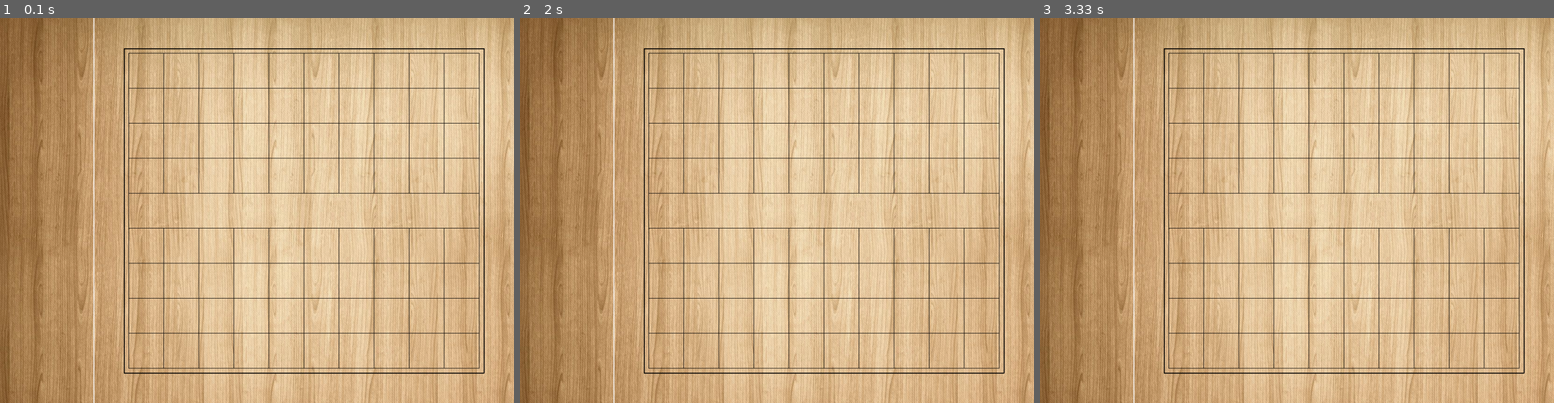
Above: before the commit, frames 1-3 (left to right).
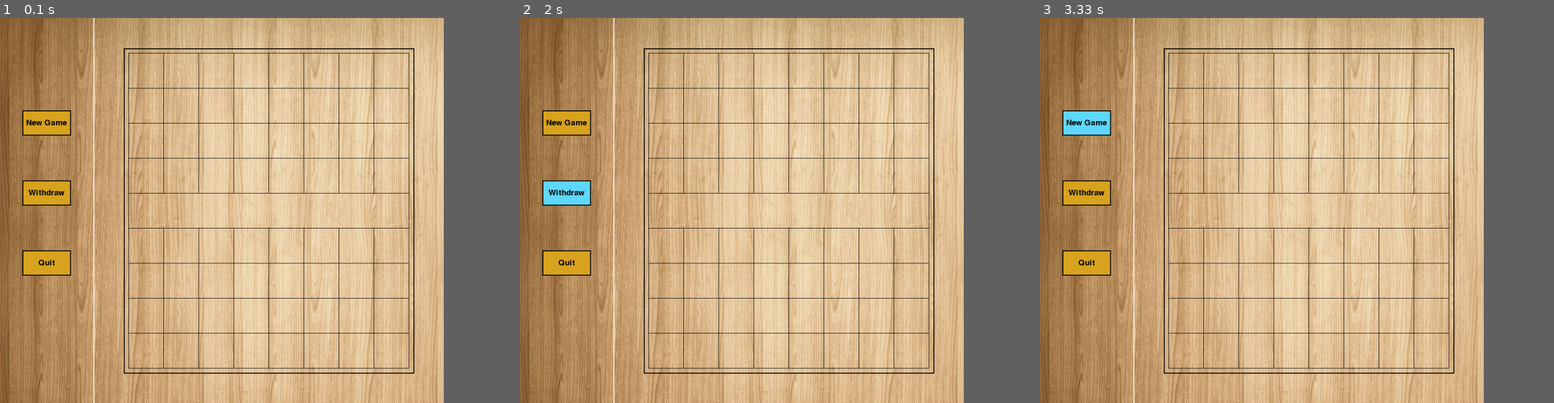
Above: after the commit, the same moments.

Repository: chemoautotroph/chinese-chess
Game: pygame game, started from 象棋/pygamepop.py
The game is run twice, just before and just after one commit, with the same random seed, the same clock (stepped at 60 frames per second) and the same inputs.
Inputs (mouse positions are in pixels of both pictures, inside the frame that each line leads up to):
- Up to frame 1 (0.1 s): no input
- Up to frame 2 (2 s): click (566, 121) at 0.4 s, where only the run after the commit has a clickable "New Game"; click (566, 191) at 0.73 s, where only the run after the commit has a clickable "Withdraw"; click (602, 152) at 1.07 s; click (581, 198) at 1.9 s
- Up to frame 3 (3.33 s): click (1240, 310) at 2.23 s; click (1086, 121) at 3.07 s, where only the run after the commit has a clickable "New Game"
The window is 900x675 before the commit and 777x675 after it. Grey fills any space a smaller window leaves; there, only what the larger window draws over its background counts as a difference.

The runs differ from the first frame. In frame 1, 17% of the frame differs, in the area x 4-100%, y 0-100%; in frame 2, 17%; in frame 3, 17%.

Commit message:
Update pygamepop.py

Diff:
--- a/象棋/pygamepop.py
+++ b/象棋/pygamepop.py
@@ -5,59 +5,135 @@
 
 clock_tick_rate=20
 
-width = 1100
+width = 950
 height = 825
-#board_width = 200
-#board_height = 400
 screen = pygame.display.set_mode((width,height))
-#board = pygame.display.set_mode((board_width, board_height))
-pygame.display.set_caption("象棋")
+pygame.display.set_caption("chinese chess")
 
 
 clock = pygame.time.Clock()
 background_image=pygame.image.load("background.jpg").convert()
-#background_color=board.fill(color_goldenrod)
 
 #color def
 color_black=(0,0,0)
 color_white=(255,255,255)
 color_goldenrod=(218,165,32)
+color_red=(255,0,0)
+color_blue=(0, 0, 255)
+color_navy=(97, 218, 252)
+
+#define bottoms at left
+class  bottom():
+        def __init__(self, color, x, y, width, height, text=""):
+                self.color=color
+                self.x=x
+                self.y=y
+                self.width=width
+                self.height=height
+                self.text=text
+
+        def draw(self, screen, outline=None):
+                 #Call this method to draw the button on the screen
+                if outline:
+                        pygame.draw.rect(screen, outline, (self.x-2,self.y-2,self.width+4,self.height+4),0)
+
+                        pygame.draw.rect(screen, self.color, (self.x,self.y,self.width,self.height),0)
+
+                if self.text != '':
+                        font = pygame.font.SysFont('comicsans', 25)
+                        text = font.render(self.text, 1, (0,0,0))
+                        screen.blit(text, (self.x + (self.width/2 - text.get_width()/2), self.y + (self.height/2 - text.get_height()/2)))
+
+        def isOver(self, mouse_position):
+                #Pos is the mouse position or a tuple of (x,y) coordinates
+                if mouse_position[0] > self.x and mouse_position[0] < self.x + self.width:
+                        if mouse_position[1] > self.y and mouse_position[1] < self.y + self.height:
+                                return True
+                return False
 
 
+NewGameButtom = bottom ( (color_goldenrod), 50, 200, 100, 50, 'New Game')
+WithdrawButtom = bottom ( (color_goldenrod), 50, 350, 100, 50, 'Withdraw')
+QuitButtom = bottom( (color_goldenrod), 50, 500, 100, 50, 'Quit')
+
+pygame.display.update()
 
 
 while True:
+
+        #Get mouse position
+        mouse_position = pygame.mouse.get_pos()
+
+        #events
         for event in pygame.event.get():
+
+                #quit with X?
                 if event.type == pygame.QUIT:
                         pygame.quit()
                         exit()
 
+                #mouse button down?
+                if event.type == pygame.MOUSEBUTTONDOWN:
+                        if NewGameButtom.isOver(mouse_position):
+                                print("new game")
+                        if WithdrawButtom.isOver(mouse_position):
+                                print("withdraw")
+                        if QuitButtom.isOver(mouse_position):
+                                pygame.quit()
+                                exit()
+
+        #set background image
         screen.blit(background_image, (0, 0))
+
+        #set FPS
         clock.tick(clock_tick_rate)
 
+        #draw buttoms
+        NewGameButtom.draw(screen, color_black)
+        WithdrawButtom.draw(screen,color_black)
+        QuitButtom.draw(screen,color_black)
 
+        #draw line between board and bottoms
         pygame.draw.line(screen ,color_white ,(200,0) ,(200,825), 2)
 
         #draw chess board
         i=75
         while i <= 750:
-               pygame.draw.line(screen, color_black, (275,i), (1025,i) )
+               pygame.draw.line(screen, color_black, (275,i), (875,i) )
                i+=75
 
-        pygame.draw.line(screen, color_black, (275,75), (275,750) )
-        pygame.draw.line(screen, color_black, (1025,75), (1025,750) )
-
-        pygame.draw.line(screen, color_black, (265,65), (265,760), 2)
-        pygame.draw.line(screen, color_black, (265,760), (1035,760), 2)
-        pygame.draw.line(screen, color_black, (1035,760), (1035,65), 2)
-        pygame.draw.line(screen, color_black, (1035,65), (265,65), 2)
-
-
         j=350
-        while j <= 1025:
+        while j <= 875:
                 pygame.draw.line(screen, color_black, (j,75), (j,375))
                 pygame.draw.line(screen, color_black, (j,450), (j,750))
                 j+=75
+        pygame.draw.line(screen, color_black, (275,75), (275,750) )
+        pygame.draw.line(screen, color_black, (875,75), (875,750) )
+
+        #bold line
+        pygame.draw.line(screen, color_black, (265,65), (265,760), 2)
+        pygame.draw.line(screen, color_black, (265,760), (885,760), 2)
+        pygame.draw.line(screen, color_black, (885,760), (885,65), 2)
+        pygame.draw.line(screen, color_black, (885,65), (265,65), 2)
+
+
+
+        #buttoms change color
+        if NewGameButtom.isOver(mouse_position):
+                NewGameButtom.color=(color_navy)
+        else:
+                NewGameButtom.color=(color_goldenrod)
+
+        if WithdrawButtom.isOver(mouse_position):
+                WithdrawButtom.color=(color_navy)
+        else:
+                WithdrawButtom.color=(color_goldenrod)
+
+        if QuitButtom.isOver(mouse_position):
+                QuitButtom.color=(color_navy)
+        else:
+                QuitButtom.color=(color_goldenrod)
+
 
 
         pygame.display.flip()
